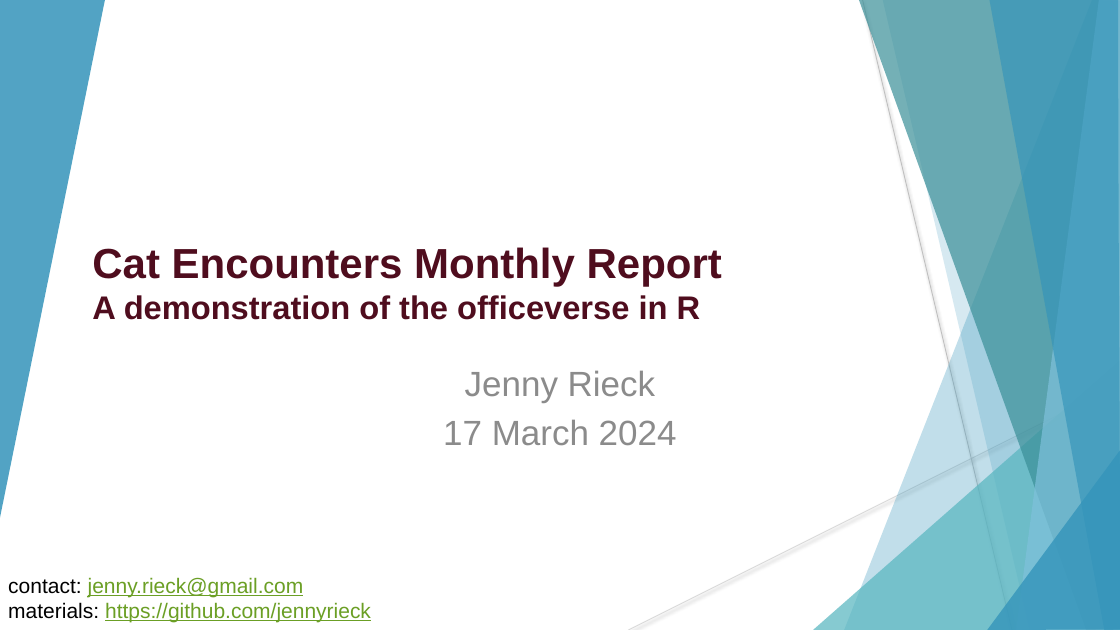
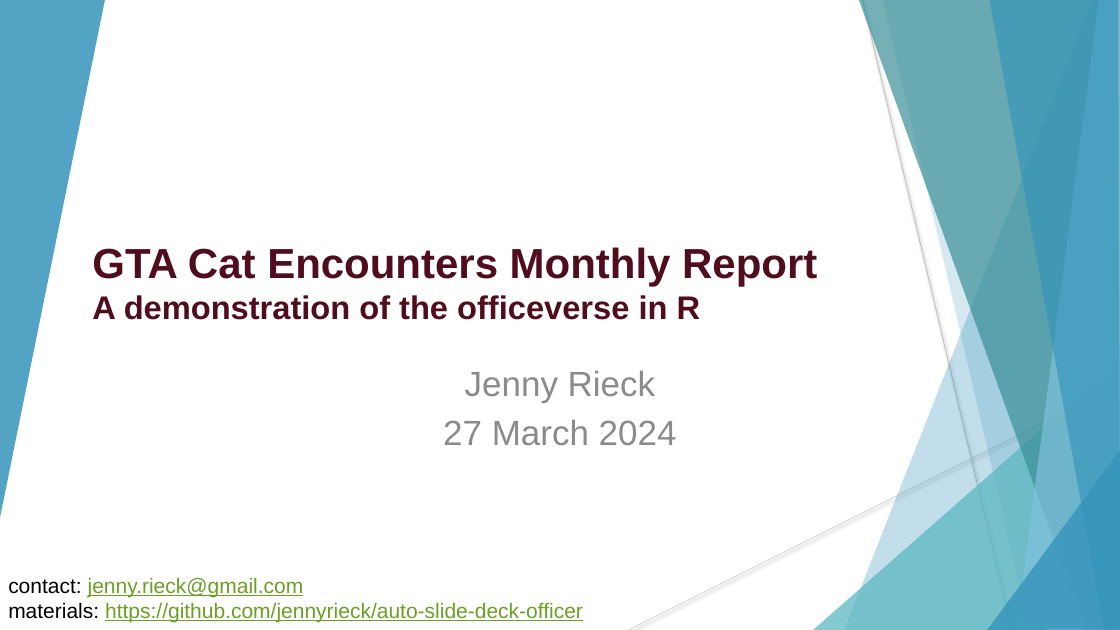
Before and after one commit to jennyrieck/auto-slide-deck-officer, a slide deck: slide 1 of slide-deck-officer-template.pptx. Drawn at 1120x630 pixels with LibreOffice and Linux fonts; fonts in the diff are those of the drawing. Boxes give left, top, right and bottom in pixels: in the first picture for what was removed or moved away, otherwise in the second. Text is boxed around its words. In the diff, an @@ line names an element or a change of style, - is before the commit and + after.

Commit message:
chore: code and slide text cleanup

```diff
--- a/slide-deck-officer-template.pptx
+++ b/slide-deck-officer-template.pptx
@@ title at (92,247,817,320): text changed @@
-Cat Encounters Monthly Report
-A demonstration of the officeverse in R
+GTA Cat Encounters Monthly Report
+A demonstration of the officeverse in R
@@ subtitle at (443,419,677,445): text changed @@
-17 March 2024
+27 March 2024
@@ text at (8,602,583,622): text changed @@
-materials: https://github.com/jennyrieck
+materials: https://github.com/jennyrieck/auto-slide-deck-officer
```
Also in this commit, not shown: 2 other files.
